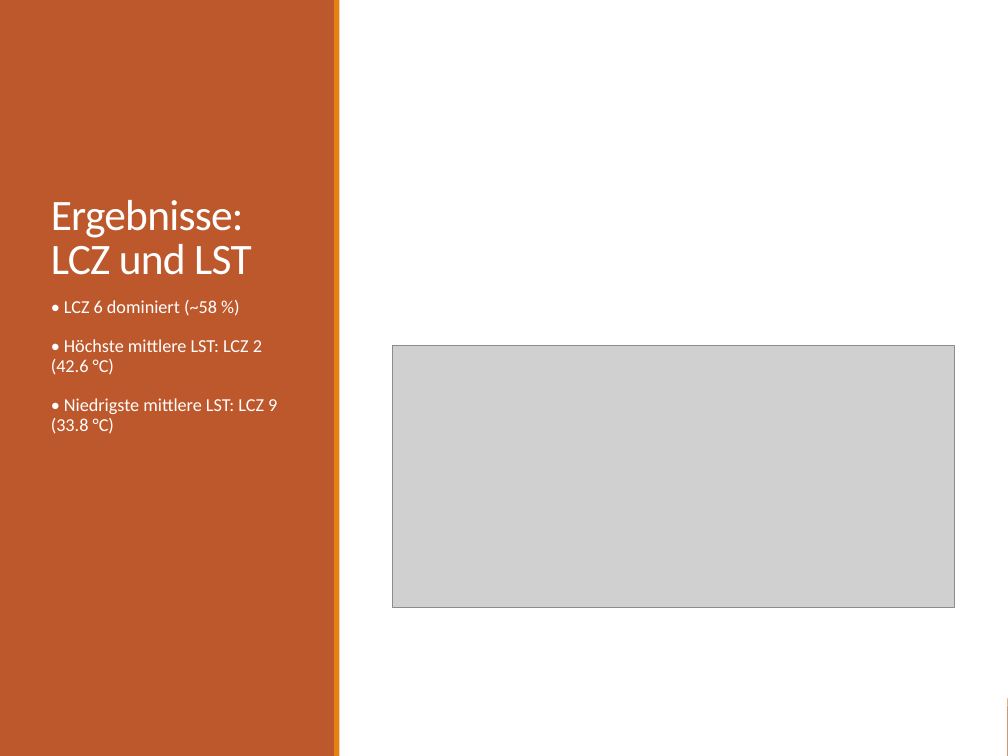
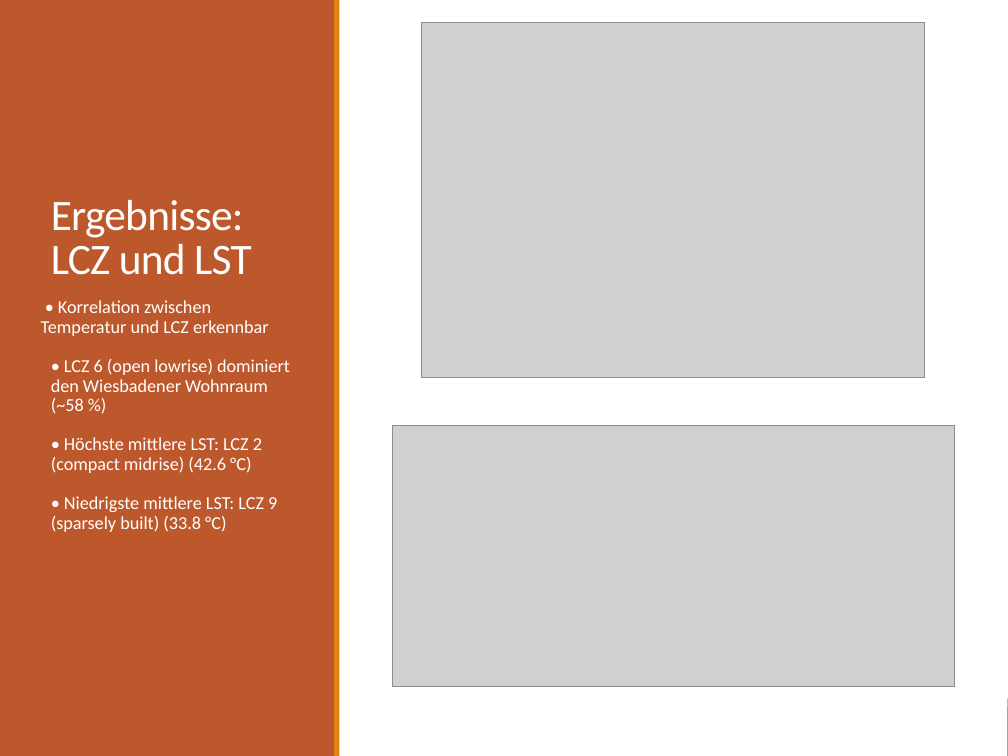
Before and after one commit to leonfallair/Climate_action, a slide deck: slide 5 of final_submission/Wiesbaden_Faller.pptx (slide 4 before the commit). Drawn at 1008x756 pixels with LibreOffice and Linux fonts; fonts in the diff are those of the drawing; grey boxes stand for pictures. Boxes give left, top, right and bottom in pixels: in the first picture for what was removed or moved away, otherwise in the second. Text is boxed around its words. In the diff, an @@ line names an element or a change of style, - is before the commit and + after.

Commit message:
add

```diff
--- a/final_submission/Wiesbaden_Faller.pptx
+++ b/final_submission/Wiesbaden_Faller.pptx
@@ picture added at (421, 22, 924, 378) @@
@@ text at (41, 300, 290, 532): text changed @@
-  • LCZ 6 dominiert (~58 %)
-  • Höchste mittlere LST: LCZ 2 (42.6 °C)
-  • Niedrigste mittlere LST: LCZ 9 (33.8 °C)
+• Korrelation zwischen Temperatur und LCZ erkennbar
+  • LCZ 6 (open lowrise) dominiert den Wiesbadener Wohnraum (~58 %)
+  • Höchste mittlere LST: LCZ 2 (compact midrise) (42.6 °C)
+  • Niedrigste mittlere LST: LCZ 9 (sparsely built) (33.8 °C)
@@ picture: place and size @@
-picture at (392, 346, 955, 607)
+picture at (392, 425, 955, 686)
```
Also in this commit, not shown: 4 other slides changed, 3 slides added, 2 slides removed.
